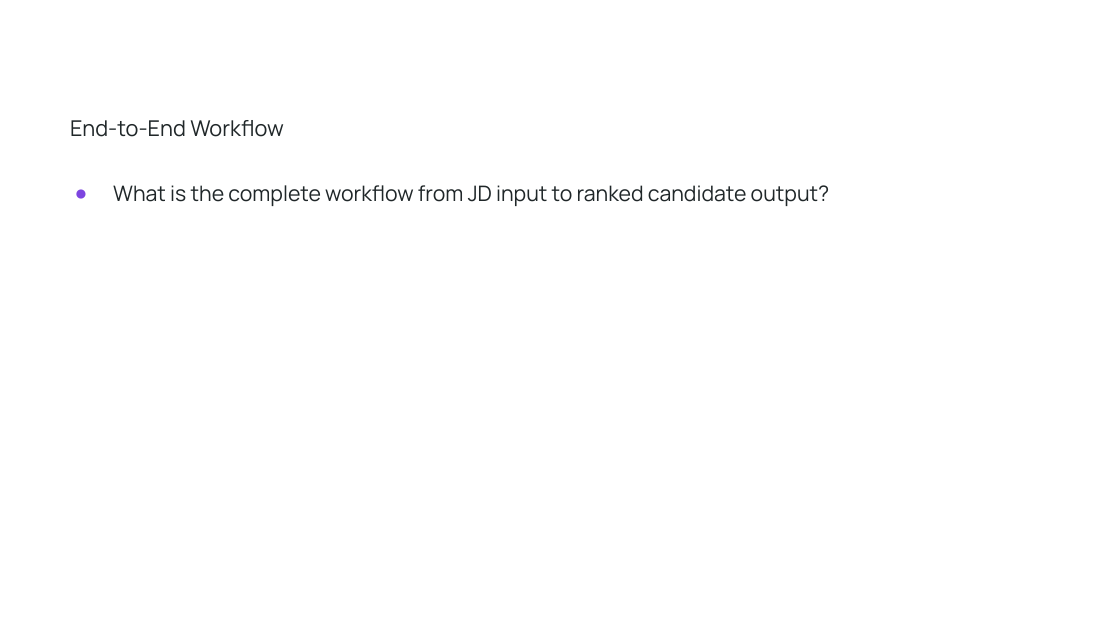
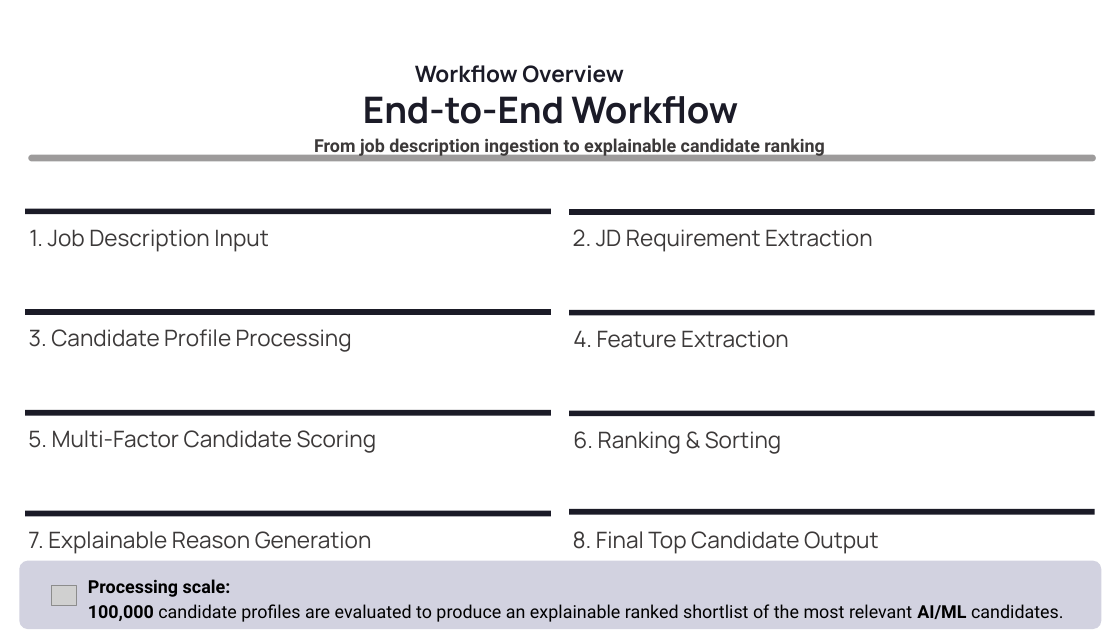
Before and after one commit to Ayush-eng-ai/Data_Analysis_Projects, a slide deck: slide 6 of Hackathon_Projects/Redrob-Hackathon/ppt/Idea Submission Template _ Redrob.pptx. Drawn at 1120x630 pixels with LibreOffice and Linux fonts; fonts in the diff are those of the drawing; grey boxes stand for pictures; background and template pictures are left out. Boxes give left, top, right and bottom in pixels: in the first picture for what was removed or moved away, otherwise in the second. Text is boxed around its words. In the diff, an @@ line names an element or a change of style, - is before the commit and + after.

```diff
--- a/Hackathon_Projects/Redrob-Hackathon/ppt/Idea Submission Template _ Redrob.pptx
+++ b/Hackathon_Projects/Redrob-Hackathon/ppt/Idea Submission Template _ Redrob.pptx
@@ text "End-to-End Workflow": place and size @@
-text "End-to-End Workflow" at (70,120,284,137)
+text "End-to-End Workflow" at (363,96,738,124)
@@ text "End-to-End Workflow" at (363,96,738,124): size 14 to 23.5 pt, text colour #202729 to #1B1B27, bold on; alignment left to centre; line spacing 1.15 to 1.04; less space between paragraphs @@
@@ text added at (415,65,624,83), 14.5 pt, text #1B1B27, bold @@
+Workflow Overview
@@ text added at (314,138,824,157), 11.5 pt, text #3C3939, bold @@
+From job description ingestion to explainable candidate ranking
@@ rounded rectangle added at (28,155,1095,161), fill #3C3939 at 50% opacity @@
@@ rectangle added at (26,208,551,214), fill #1B1B27 @@
@@ text removed at (113,185,830,206) @@
-● What is the complete workflow from JD input to ranked candidate output?
@@ rectangle added at (569,209,1094,215), fill #1B1B27 @@
@@ text added at (29,229,268,252), 14.5 pt, text #3C3939 @@
+1. Job Description Input
@@ text added at (573,229,873,252), 14.5 pt, text #3C3939 @@
+2. JD Requirement Extraction
@@ rectangle added at (26,309,551,315), fill #1B1B27 @@
@@ text added at (29,329,352,352), 14.5 pt, text #3C3939 @@
+3. Candidate Profile Processing
@@ rectangle added at (569,310,1094,316), fill #1B1B27 @@
@@ text added at (573,330,789,348), 14.5 pt, text #3C3939 @@
+4. Feature Extraction
@@ rectangle added at (26,410,551,416), fill #1B1B27 @@
@@ rectangle added at (569,411,1094,417), fill #1B1B27 @@
@@ text added at (28,430,377,453), 14.5 pt, text #3C3939 @@
+5. Multi-Factor Candidate Scoring
@@ text added at (573,431,782,454), 14.5 pt, text #3C3939 @@
+6. Ranking & Sorting
@@ rectangle added at (569,508,1094,514), fill #1B1B27 @@
@@ rectangle added at (26,511,551,516), fill #1B1B27 @@
@@ text added at (28,531,372,554), 14.5 pt, text #3C3939 @@
+7. Explainable Reason Generation
@@ text added at (573,531,879,554), 14.5 pt, text #3C3939 @@
+8. Final Top Candidate Output
@@ rounded rectangle added at (19,561,1101,629), fill #D2D2E0 @@
@@ picture added at (52,586,77,606) @@
@@ text added at (88,579,1064,622), 11.5 pt, text #000000 @@
+Processing scale:
+100,000 candidate profiles are evaluated to produce an explainable ranked shortlist of the most relevant AI/ML candidates.
```
Also in this commit, not shown: 2 other slides changed, 7 slides added, 7 slides removed, 1 other file.
